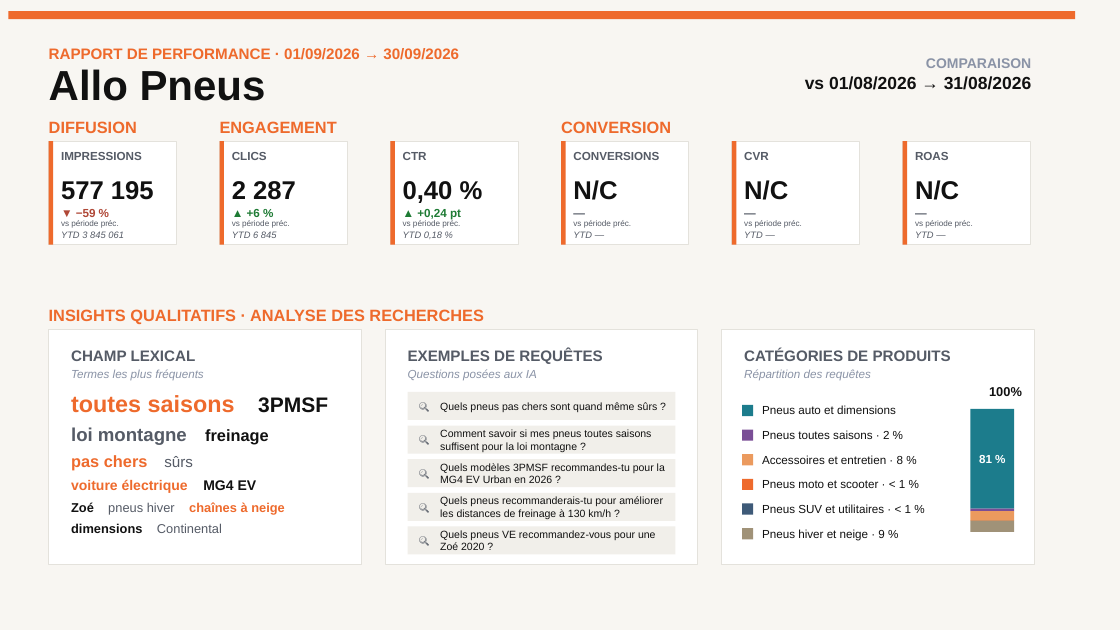
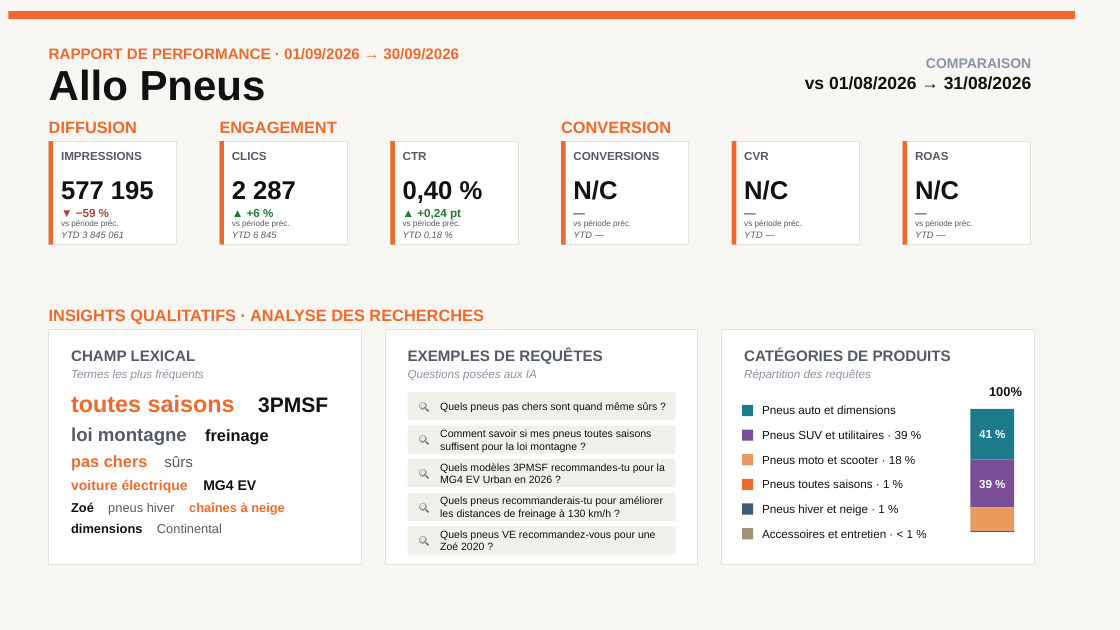
Before and after one commit to stephanemonmarson-creator/Lemrock, a slide deck: slide 3 of rapports/septembre/121026_Customer Success_Septembre 26.pptx. Drawn at 1120x630 pixels with LibreOffice and Linux fonts; fonts in the diff are those of the drawing. Boxes give left, top, right and bottom in pixels: in the first picture for what was removed or moved away, otherwise in the second. Text is boxed around its words. In the diff, an @@ line names an element or a change of style, - is before the commit and + after.

```diff
--- a/rapports/septembre/121026_Customer Success_Septembre 26.pptx
+++ b/rapports/septembre/121026_Customer Success_Septembre 26.pptx
@@ rectangle: place and size @@
-rectangle at bbox=[970, 409, 1014, 509]
+rectangle at bbox=[970, 409, 1014, 460]
@@ text at bbox=[762, 430, 908, 439]: text changed @@
-Pneus toutes saisons · 2 %
+Pneus SUV et utilitaires · 39 %
@@ text at bbox=[979, 430, 992, 438]: text changed @@
-81 %
+41 %
@@ text at bbox=[762, 479, 889, 488]: text changed @@
-Pneus moto et scooter · < 1 %
+Pneus toutes saisons · 1 %
@@ text at bbox=[762, 456, 902, 464]: text changed @@
-Accessoires et entretien · 8 %
+Pneus moto et scooter · 18 %
@@ rectangle: place and size @@
-rectangle at bbox=[970, 508, 1014, 511]
+rectangle at bbox=[970, 460, 1014, 507]
@@ text at bbox=[762, 504, 884, 516]: text changed @@
-Pneus SUV et utilitaires · < 1 %
+Pneus hiver et neige · 1 %
@@ rectangle: place and size @@
-rectangle at bbox=[970, 511, 1014, 521]
+rectangle at bbox=[970, 507, 1014, 529]
@@ text added at bbox=[979, 480, 992, 488], 10 pt, text #FFFFFF, bold @@
+39 %
@@ text at bbox=[762, 529, 913, 538]: text changed @@
-Pneus hiver et neige · 9 %
+Accessoires et entretien · < 1 %
@@ rectangle: place and size @@
-rectangle at bbox=[970, 521, 1014, 521]
+rectangle at bbox=[970, 529, 1014, 530]
@@ rectangle at bbox=[970, 529, 1014, 530]: fill #3E5A78 to #EE6A2C @@
@@ rectangle: place and size @@
-rectangle at bbox=[970, 521, 1014, 532]
+rectangle at bbox=[970, 531, 1014, 532]
@@ rectangle at bbox=[970, 531, 1014, 532]: fill #A09278 to #3E5A78 @@
@@ rectangle added at bbox=[970, 532, 1014, 532], fill #A09278 @@
```
Also in this commit, not shown: 1 other slide changed, 5 other files.
